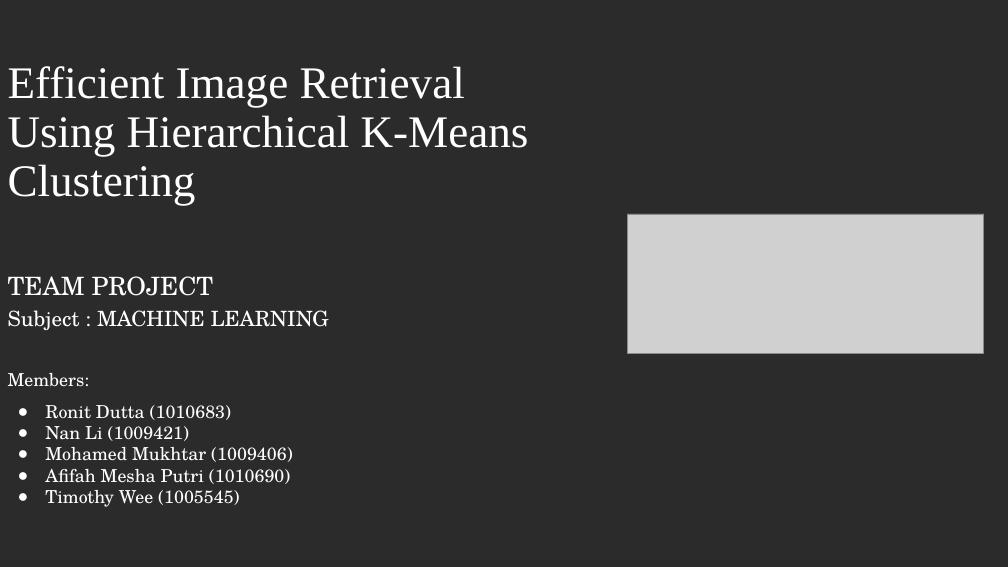
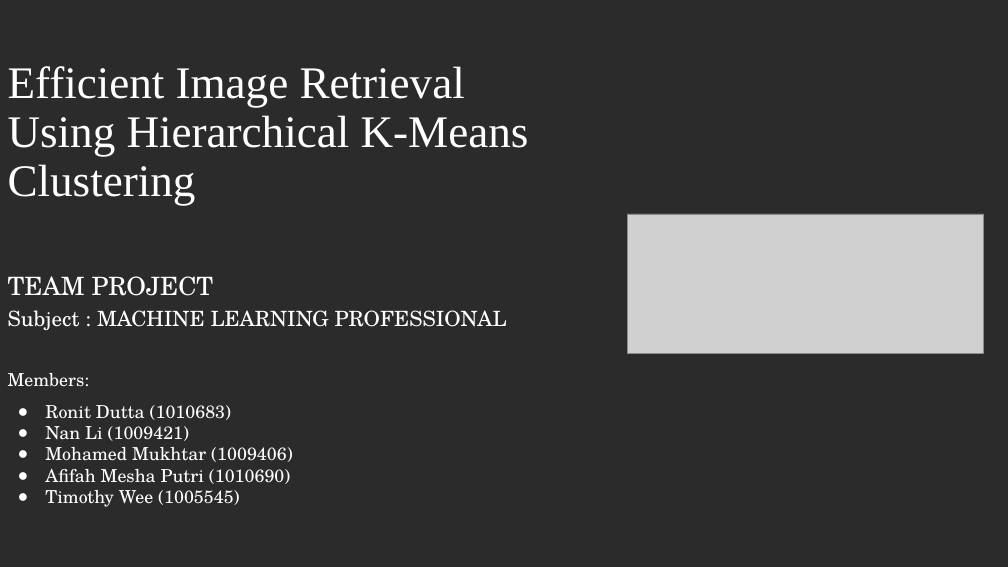
Before and after one commit to ronitd2002/PhD-Term-1, a slide deck: slide 1 of ML/project/ML-Proj-ppt.pptx. Drawn at 1008x567 pixels with LibreOffice and Linux fonts; fonts in the diff are those of the drawing; grey boxes stand for pictures; background and template pictures are left out; a plain dark background stands for a picture behind light text. Boxes give left, top, right and bottom in pixels: in the first picture for what was removed or moved away, otherwise in the second. Text is boxed around its words. In the diff, an @@ line names an element or a change of style, - is before the commit and + after.

```diff
--- a/ML/project/ML-Proj-ppt.pptx
+++ b/ML/project/ML-Proj-ppt.pptx
@@ text at (8,310,507,330): text changed @@
-Subject : MACHINE LEARNING
+Subject : MACHINE LEARNING PROFESSIONAL
```
Also in this commit, not shown: 8 other slides changed, 5 slides removed, 2 other files.
